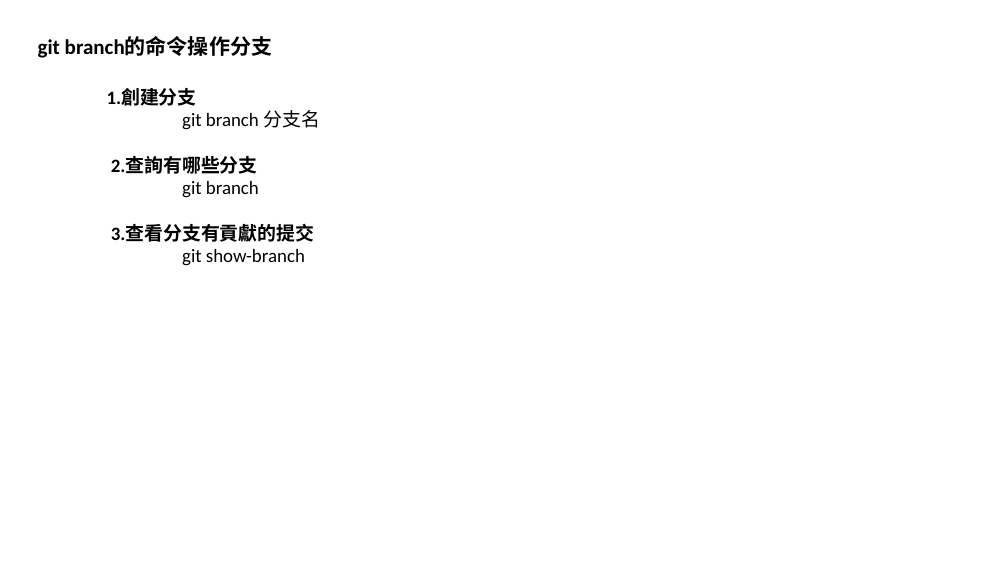
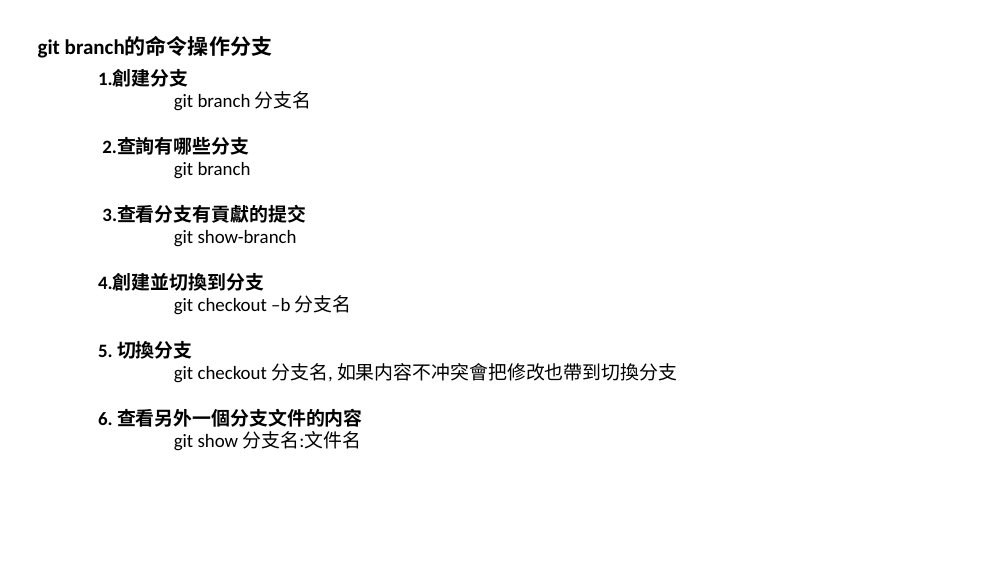
Before and after one commit to luchaojun/ChaojunStudy, a slide deck: slide 5 of GitStudy/GitStudy.pptx. Drawn at 1008x567 pixels with LibreOffice and Linux fonts; fonts in the diff are those of the drawing. Boxes give left, top, right and bottom in pixels: in the first picture for what was removed or moved away, otherwise in the second. Text is boxed around its words. In the diff, an @@ line names an element or a change of style, - is before the commit and + after.

Commit message:
Add the git branch command study

```diff
--- a/GitStudy/GitStudy.pptx
+++ b/GitStudy/GitStudy.pptx
@@ text "1.創建分支": place and size @@
-text "1.創建分支" at (107, 88, 320, 266)
+text "1.創建分支" at (98, 69, 677, 451)
@@ text at (98, 273, 677, 451): paragraphs added @@
+4.創建並切換到分支
+git checkout –b 分支名
+5. 切換分支
+git checkout 分支名, 如果内容不冲突會把修改也帶到切換分支
+6. 查看另外一個分支文件的内容
+git show 分支名:文件名
```
Also in this commit, not shown: 1 slide added.
